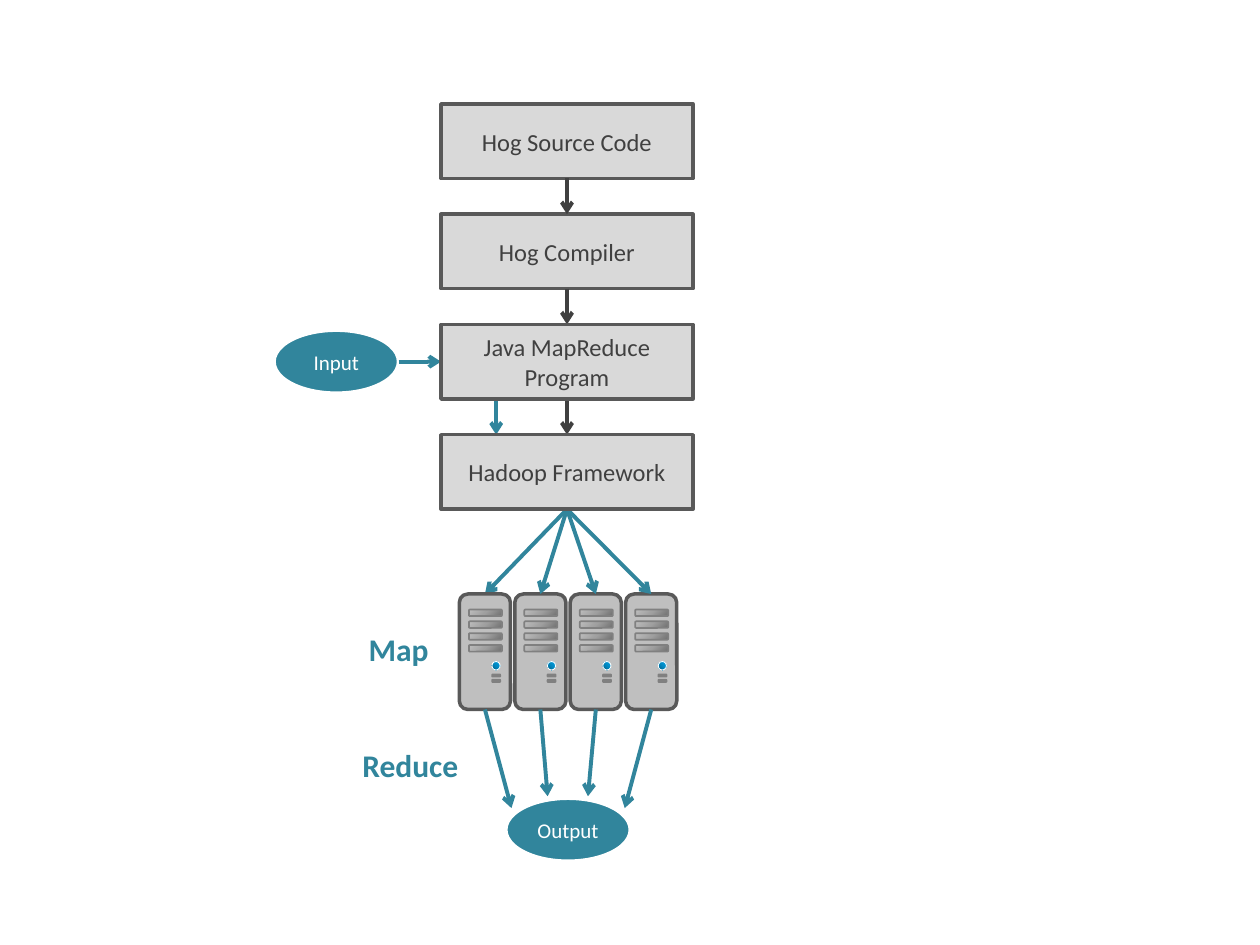
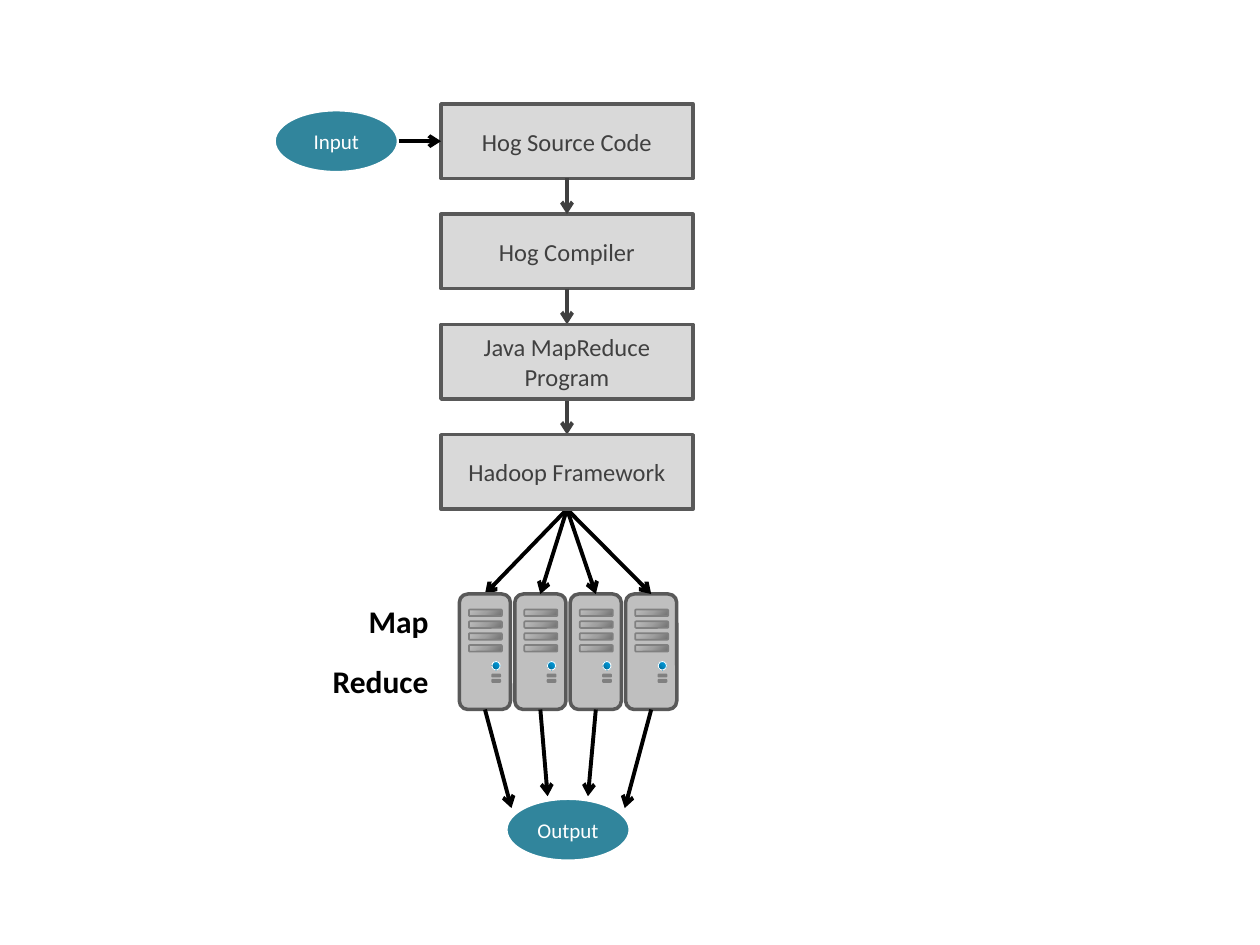
Before and after one commit to smessing/Hog, a slide deck: slide 1 of doc/diagram/diagram_v1.pptx. Drawn at 1260x945 pixels with LibreOffice and Linux fonts; fonts in the diff are those of the drawing. Boxes give left, top, right and bottom in pixels: in the first picture for what was removed or moved away, otherwise in the second. Text is boxed around its words. In the diff, an @@ line names an element or a change of style, - is before the commit and + after.

```diff
--- a/doc/diagram/diagram_v1.pptx
+++ b/doc/diagram/diagram_v1.pptx
@@ ellipse "Input": place and size @@
-ellipse "Input" at [273, 330, 398, 393]
+ellipse "Input" at [273, 110, 398, 173]
@@ arrow moved from (398, 362) - (441, 362) to (398, 141) - (441, 141) @@
@@ arrow (398, 141) - (441, 141): stroke #31859C 2.25 pt to #000000 2.25 pt @@
@@ arrow removed from (496, 375) to (496, 435) @@
@@ arrow (567, 509) - (485, 593): stroke #31859C 2.25 pt to #000000 2.25 pt @@
@@ arrow (567, 509) - (541, 593): stroke #31859C 2.25 pt to #000000 2.25 pt @@
@@ arrow (567, 509) - (596, 593): stroke #31859C 2.25 pt to #000000 2.25 pt @@
@@ arrow (567, 509) - (651, 593): stroke #31859C 2.25 pt to #000000 2.25 pt @@
@@ text "Map": place and size @@
-text "Map" at [369, 640, 429, 666]
+text "Map" at [369, 612, 429, 638]
@@ text "Map" at [369, 612, 429, 638]: text colour #31859C to #000000 @@
@@ text "Reduce" at [333, 671, 429, 694]: text colour #31859C to #000000 @@
@@ text "Reduce": place and size @@
-text "Reduce" at [362, 755, 458, 778]
+text "Reduce" at [333, 671, 429, 694]
@@ arrow (485, 709) - (512, 808): stroke #31859C 2.25 pt to #000000 2.25 pt @@
@@ arrow (541, 709) - (548, 796): stroke #31859C 2.25 pt to #000000 2.25 pt @@
@@ arrow (596, 709) - (588, 796): stroke #31859C 2.25 pt to #000000 2.25 pt @@
@@ arrow (651, 709) - (625, 808): stroke #31859C 2.25 pt to #000000 2.25 pt @@
```
Also in this commit, not shown: 3 other files.
